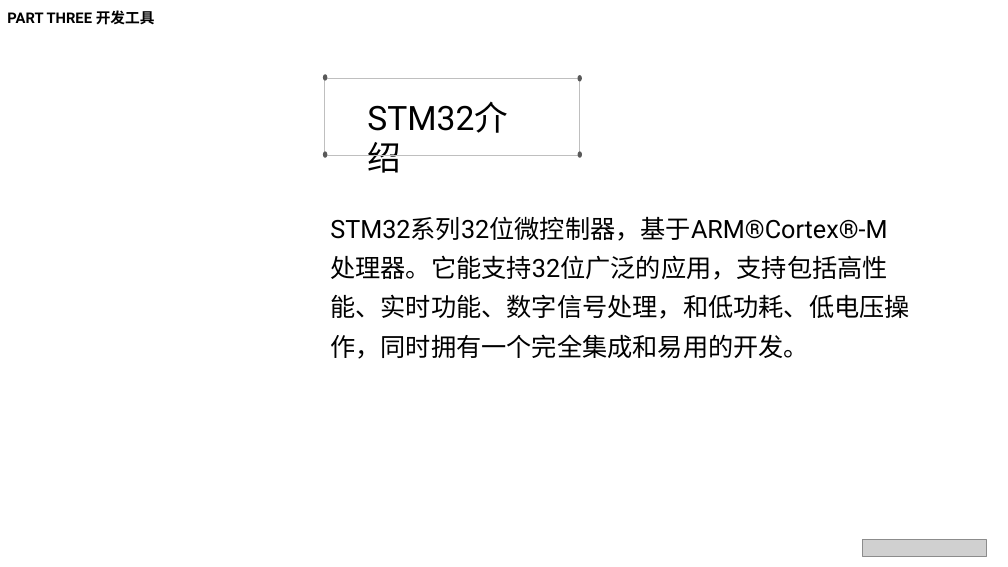
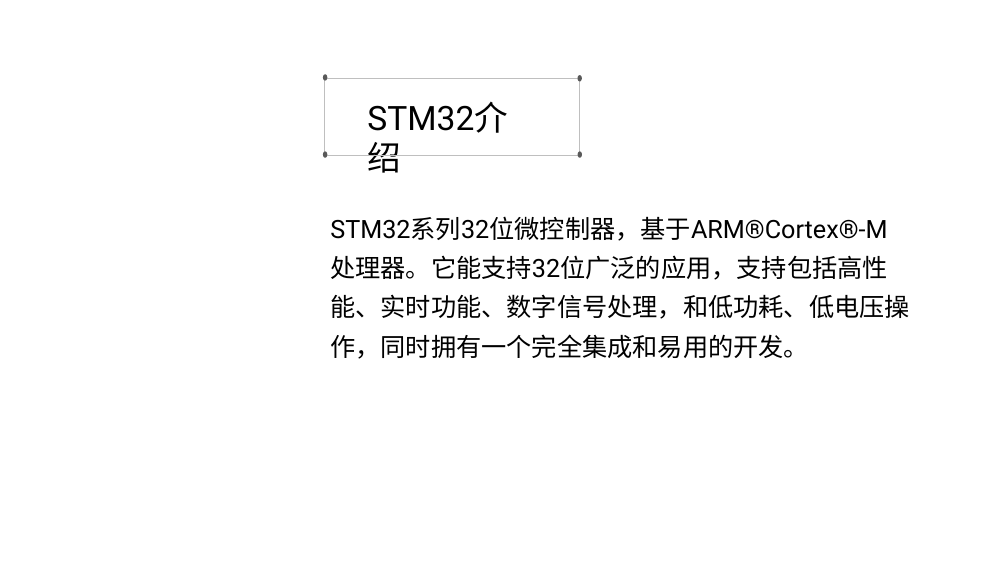
Before and after one commit to WangxuhuiL/20151104835_wangxuhui, a slide deck: slide 8 of 20151104835_王旭辉_基于STM32的智能花盆设计与实现/答辩PPT/20151104835-王旭辉-开题答辩PPT.pptx. Drawn at 1008x567 pixels with LibreOffice and Linux fonts; fonts in the diff are those of the drawing; grey boxes stand for pictures; background and template pictures are left out. Boxes give left, top, right and bottom in pixels: in the first picture for what was removed or moved away, otherwise in the second. Text is boxed around its words. In the diff, an @@ line names an element or a change of style, - is before the commit and + after.

```diff
--- a/20151104835_王旭辉_基于STM32的智能花盆设计与实现/答辩PPT/20151104835-王旭辉-开题答辩PPT.pptx
+++ b/20151104835_王旭辉_基于STM32的智能花盆设计与实现/答辩PPT/20151104835-王旭辉-开题答辩PPT.pptx
@@ text removed at [7,10,155,25] @@
-PART THREE 开发工具
@@ picture removed at [863,540,987,557] @@
```
Also in this commit, not shown: 15 other slides changed.
